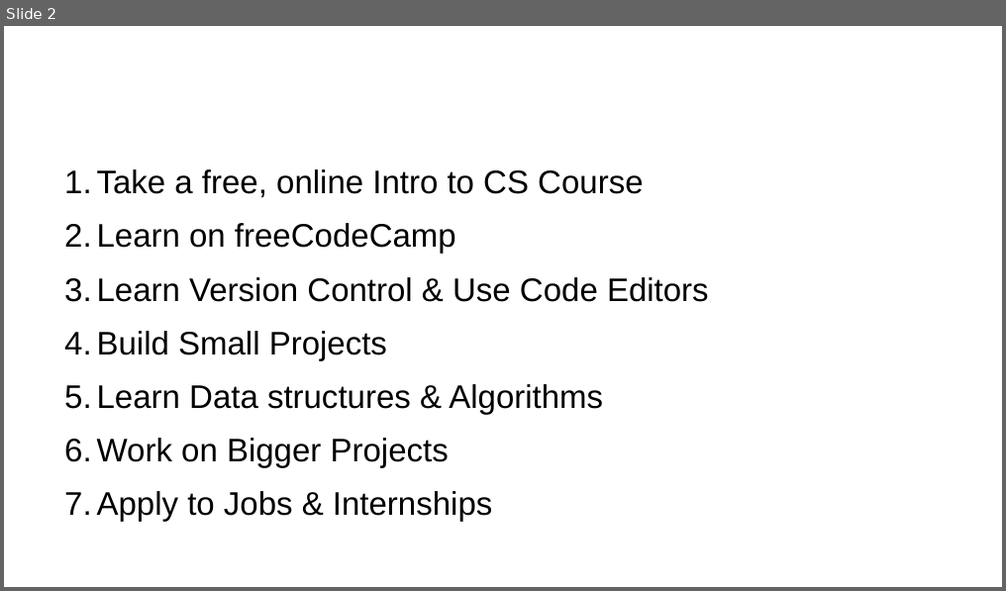
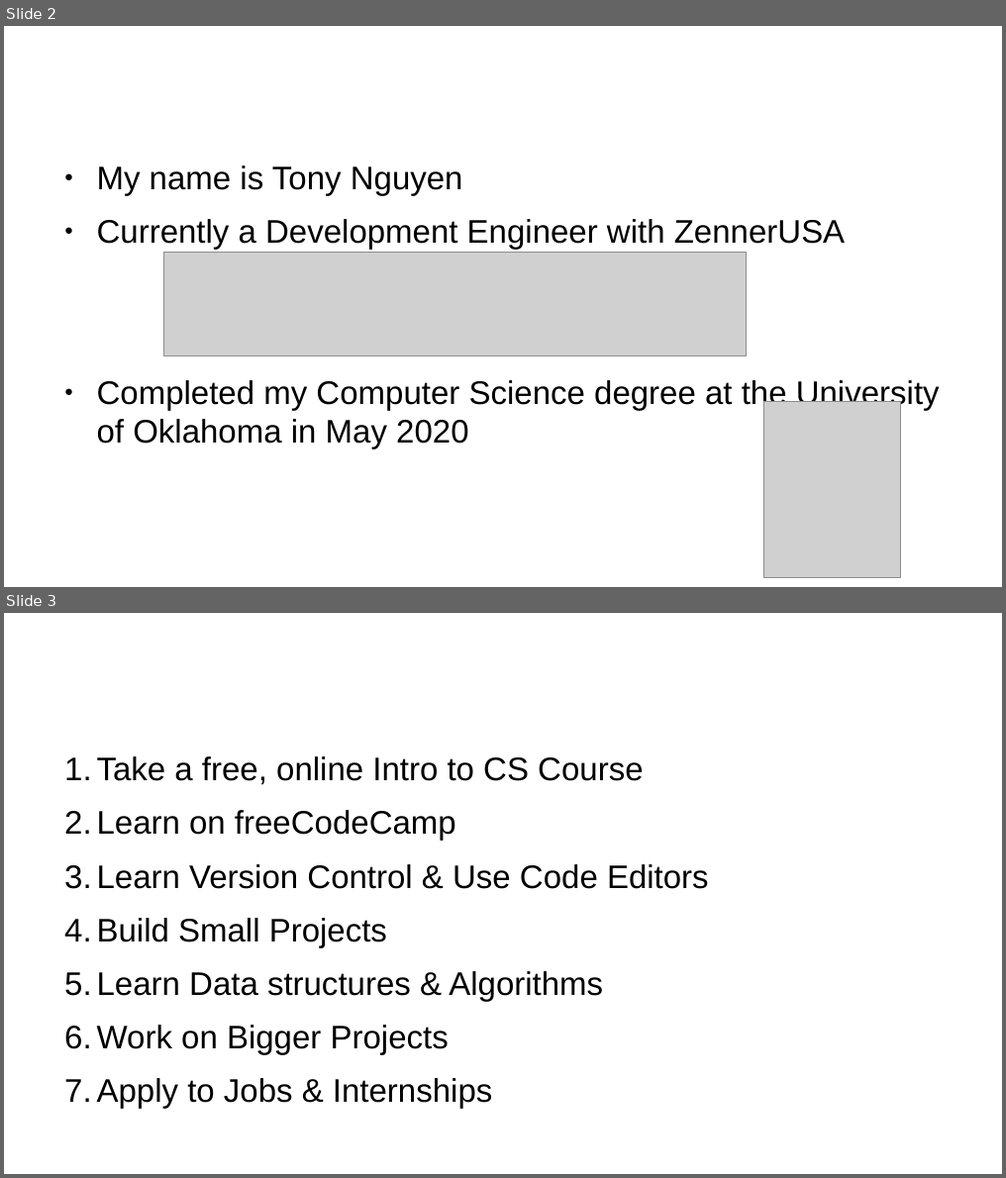
Before and after one commit to tonyern/techlahoma-lightning-talk-slides, a slide deck: Lightning Talk.odp. Shown one above the other, each under a label of ours: slide 2 before the commit, slides 2 and 3 after it. The pictures are 1006x591 and 1006x1178 pixels, drawn with LibreOffice and Linux fonts; fonts in the diff are those of the drawing; grey boxes stand for pictures; background and template pictures are left out. Boxes give left, top, right and bottom in pixels: in the first picture for what was removed or moved away, otherwise in the second. Text is boxed around its words. In the diff, an @@ line names an element or a change of style, - is before the commit and + after.

```diff
--- a/Lightning Talk.odp
+++ b/Lightning Talk.odp
@@ slide 2 added at (4, 26, 1002, 587), background #FFFFFF @@
@@ title added at (54, 48, 749, 140), 33.6 pt, text #FFFFFF @@
+Who am I?
@@ text added at (97, 166, 940, 450), 26 pt, text #000000 @@
+● My name is Tony Nguyen
+● Currently a Development Engineer with ZennerUSA
+● Completed my Computer Science degree at the University of Oklahoma in May 2020
@@ picture added at (164, 253, 746, 357) @@
@@ picture added at (763, 403, 901, 578) @@
@@ what was slide 2 is now slide 3 @@
```
Also in this commit, not shown: 6 slides changed.
